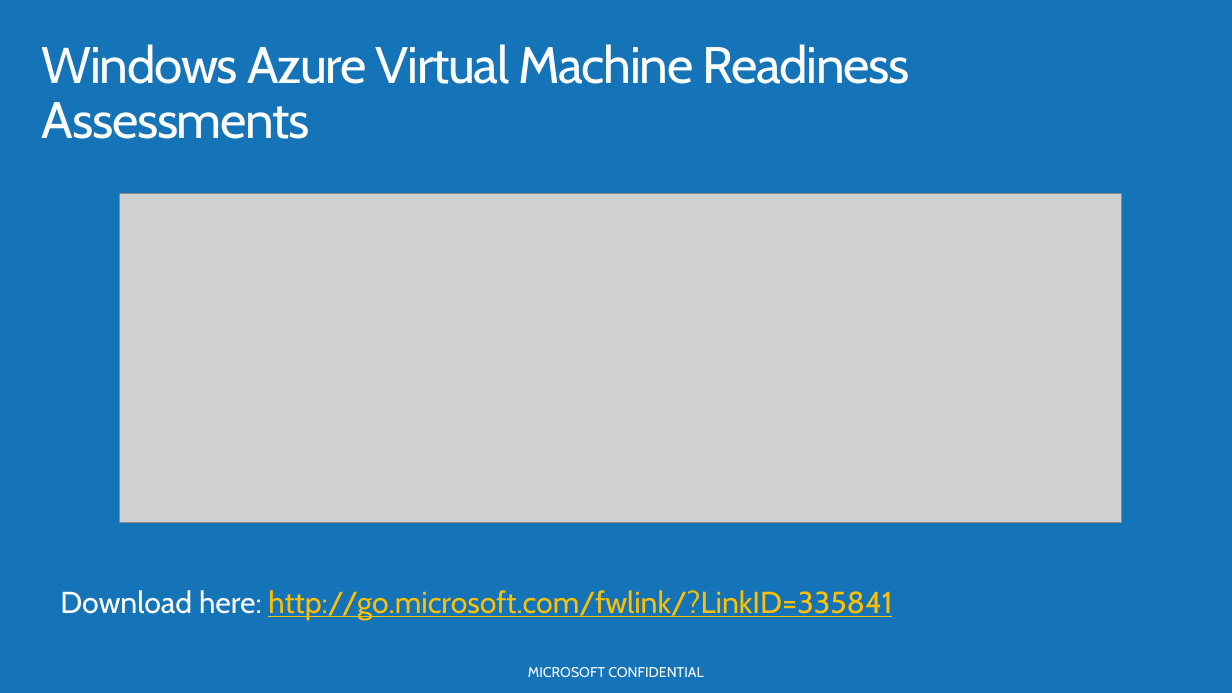
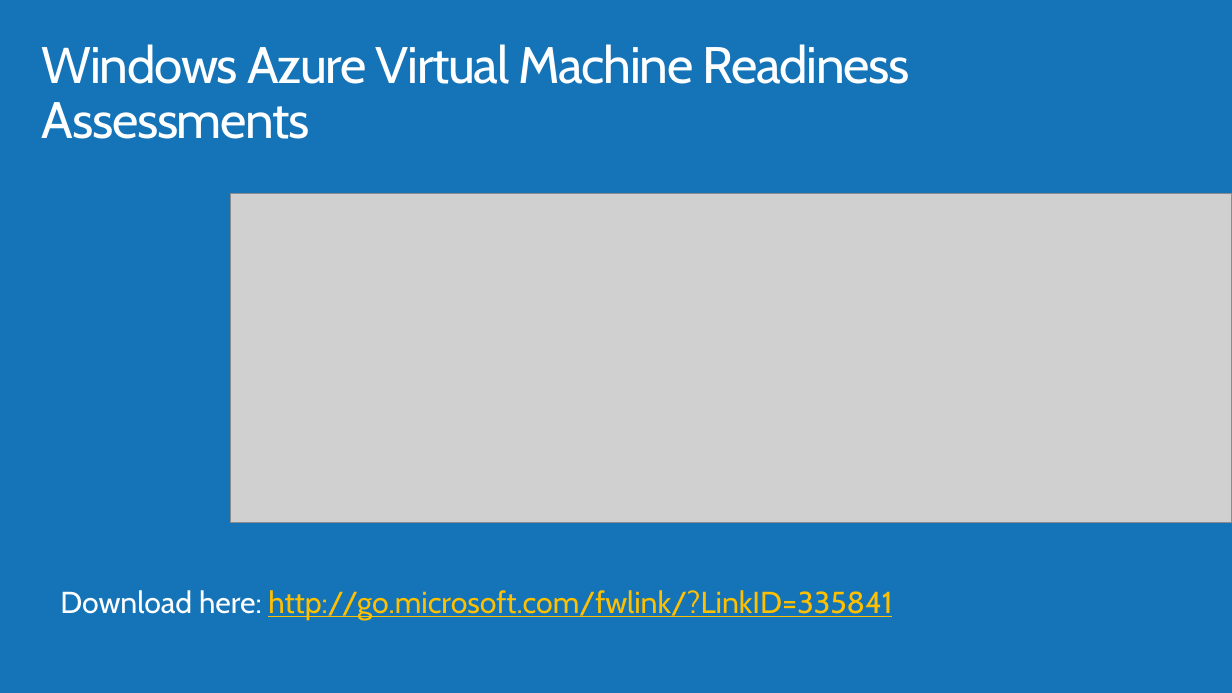
Before and after one commit to AzureCAT-GSI/Virtual-Machine-Solutions, a slide deck: slide 48 of Architecting Virtual Machine Solutions.pptx (slide 44 before the commit). Drawn at 1232x693 pixels with LibreOffice and Linux fonts; fonts in the diff are those of the drawing; grey boxes stand for pictures; background and template pictures are left out. Boxes give left, top, right and bottom in pixels: in the first picture for what was removed or moved away, otherwise in the second. Text is boxed around its words. In the diff, an @@ line names an element or a change of style, - is before the commit and + after.

```diff
--- a/Architecting Virtual Machine Solutions.pptx
+++ b/Architecting Virtual Machine Solutions.pptx
@@ picture: place and size @@
-picture at <box>120,194,1122,523</box>
+picture at <box>231,194,1232,523</box>
@@ text removed at <box>528,667,703,677</box> @@
-MICROSOFT CONFIDENTIAL
```
Also in this commit, not shown: 40 other slides changed, 9 slides added, 5 slides removed.
